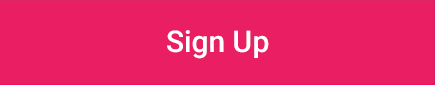
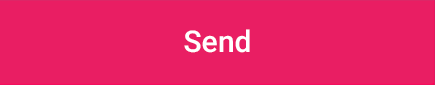
Revision of a layered 435x85 image; what changed, layer by layer:
renamed "Sign Up" to "Send", painted on it over [167, 29, 269, 59]
